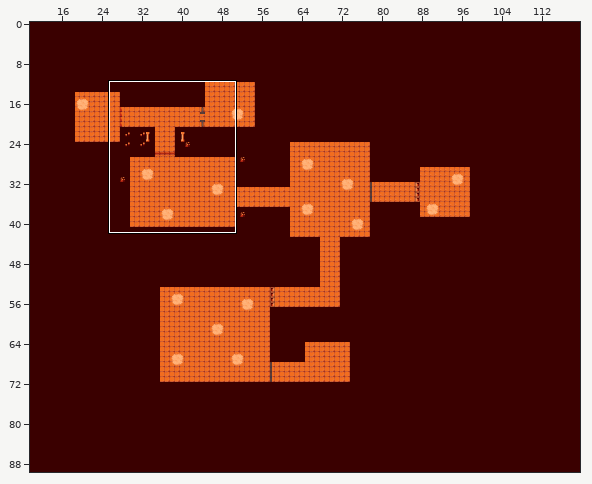
An edit to a level. Tiled map, assets/map/dungeon1/level2x.tmx. The first picture is a wide view before the edit; the outline marks the close-up.
Close-up. Before:
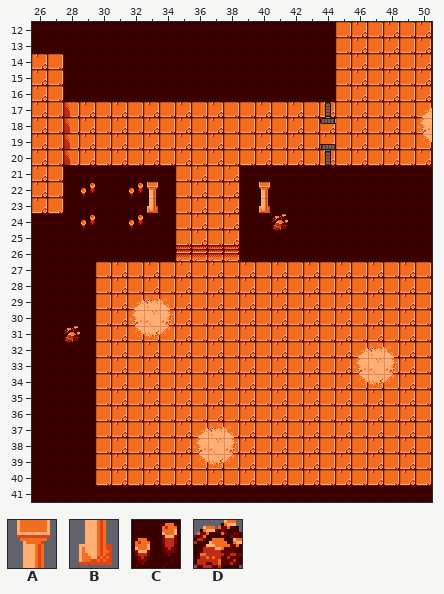
Cells are 16x16 px. Shown: x 26..50, y 12..41. The commit also changed other parts of the map, which this record leaves out. Not drawn, because the pictures are missing: unchanged layers "Gate2", "Wall".
Key: from "DesertSands": A 25, B 38, C 47, D 59.
_ is an empty cell.
Layers that did not change in this view are not listed.
Layer "Decoration" before, first column x 26:
12 _________________________
13 _________________________
14 _________________________
15 _________________________
16 _________________________
17 _________________________
18 _________________________
19 _________________________
20 _________________________
21 _________________________
22 ___C__CA______A__________
23 _______B______B__________
24 ___C__C________D_________
25 _________________________
26 _________________________
27 _________________________
28 _________________________
29 _________________________
30 _________________________
31 __D______________________
32 _________________________
33 _________________________
34 _________________________
35 _________________________
36 _________________________
37 _________________________
38 _________________________
39 _________________________
40 _________________________
41 _________________________
The same view after the edit:
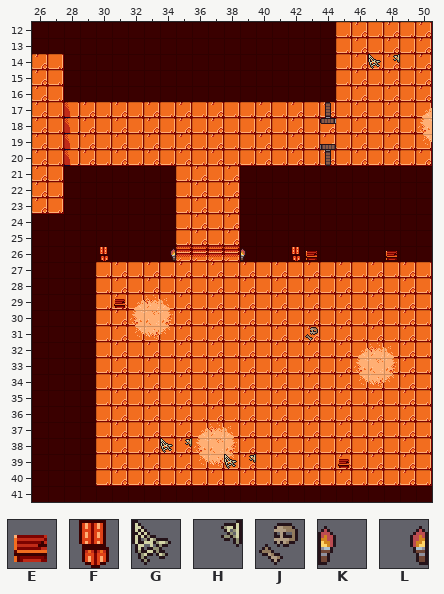
Further tiles: from "DesertSands": E 74, F 75; from "pixil-frame-0": G 76, H 77, J 91, K 109, L 109 flipped left-right.
Change:
Layer "Decoration":
y 14: x 47..48 __ -> GH
y 22: x 29 C -> _; x 32..33 CA -> __; x 40 A -> _
y 23: x 33 B -> _; x 40 B -> _
y 24: x 29 C -> _; x 32 C -> _; x 41 D -> _
y 26: x 30 _ -> F; x 34 _ -> L; x 39 _ -> K; x 42..43 __ -> FE; x 48 _ -> E
y 29: x 31 _ -> E
y 31: x 28 D -> _; x 43 _ -> J
y 38: x 34..35 __ -> GH
y 39: x 38..39 __ -> GH; x 45 _ -> E
